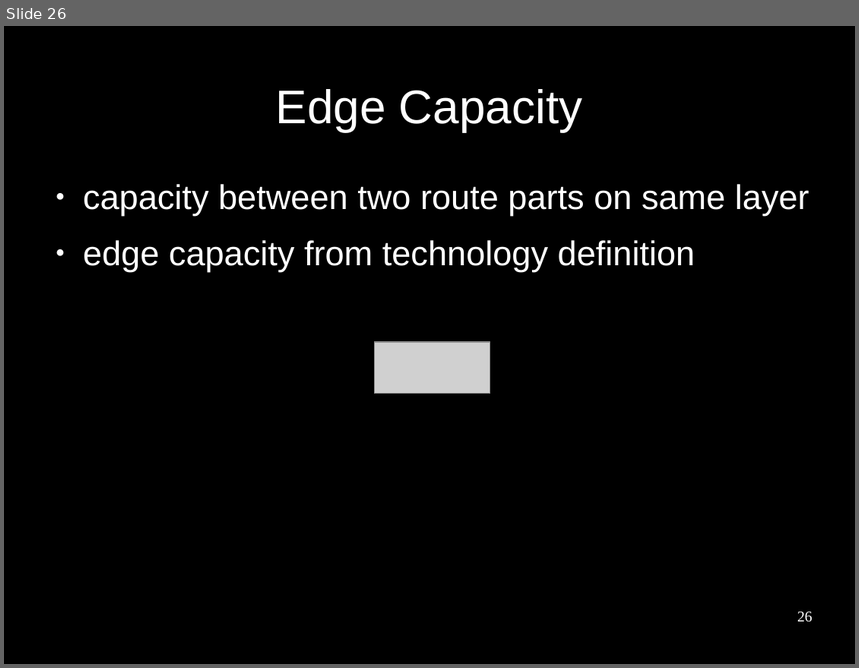
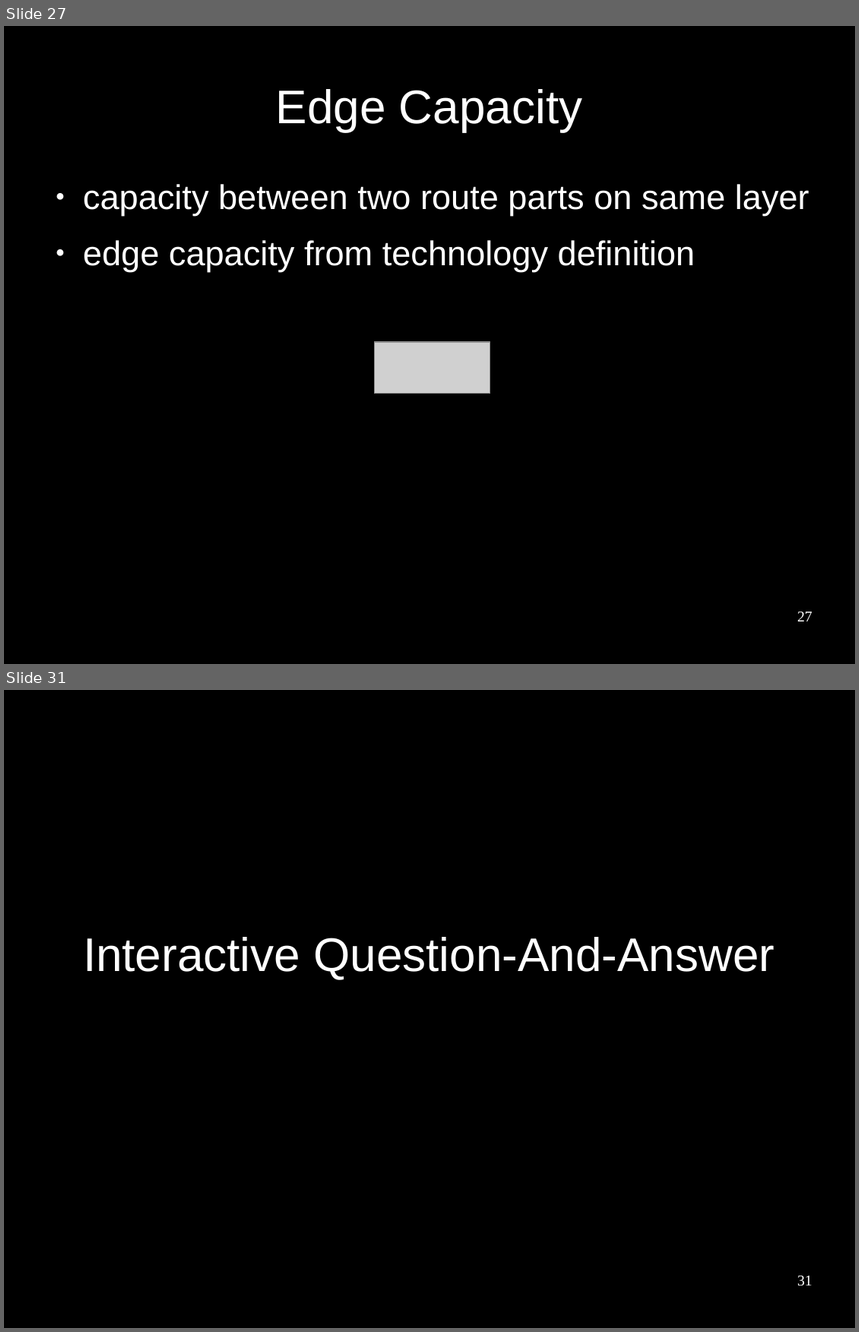
Before and after one commit to benediktibk/bachelorthesis, a slide deck: presentation.odp. Shown one above the other, each under a label of ours: slide 26 before the commit, slides 27 and 31 after it; the slides between them are not shown. The pictures are 859x668 and 859x1332 pixels, drawn with LibreOffice and Linux fonts; fonts in the diff are those of the drawing; grey boxes stand for pictures; background and template pictures are left out. Boxes give left, top, right and bottom in pixels: in the first picture for what was removed or moved away, otherwise in the second. Text is boxed around its words. In the diff, an @@ line names an element or a change of style, - is before the commit and + after.

```diff
--- a/presentation.odp
+++ b/presentation.odp
@@ slide 31 added at (x1=4, y1=690, x2=855, y2=1328), background #000000 @@
@@ title added at (x1=83, y1=937, x2=775, y2=980), 44 pt, text #FFFFFF @@
+Interactive Question-And-Answer
@@ page number added at (x1=797, y1=1276, x2=813, y2=1287), 14 pt, text #FFFFFF @@
+31
@@ what was slide 26 is now slide 27 @@
@@ page number at (x1=797, y1=612, x2=813, y2=622): text changed @@
-26
+27
```
Also in this commit, not shown: 1 slide changed, 6 other slides added, 3 other files.
